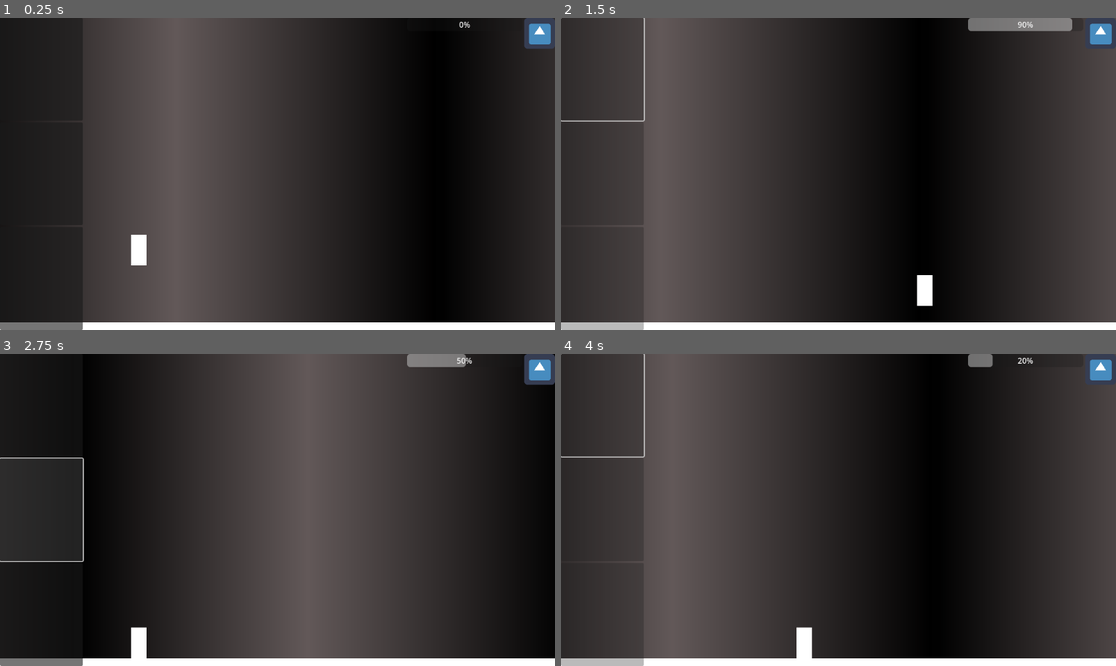
Above: before the commit, frames 1-4 (two rows, left to right).
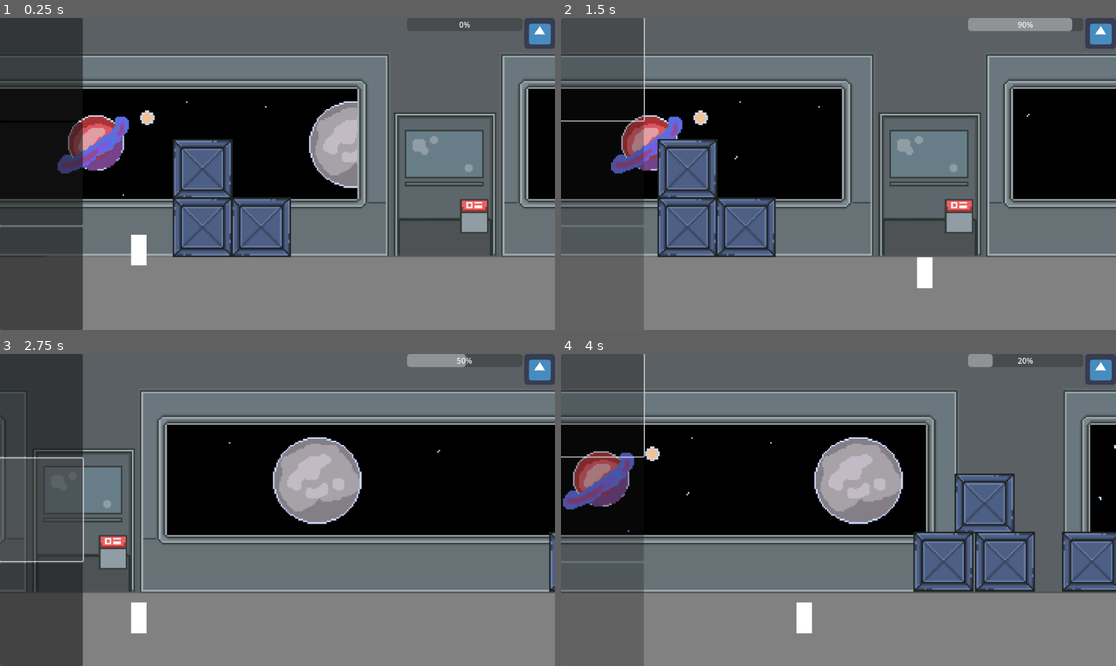
Above: after the commit, the same moments.

Repository: iniyanijoseph/Gravity
Game: Godot game, scene res://Main.tscn
Same seed, same stepped clock (60 frames per second), same inputs: the game is played once before the commit and once after it. The engine's default icon, where the game draws it, is replaced by a stand-in: a white triangle on a blue panel in a dark square.
Inputs (mouse positions are in pixels of both pictures, inside the frame that each line leads up to):
- Up to frame 1 (0.25 s): no input
- Up to frame 2 (1.5 s): click (599, 67) at 0.5 s
- Up to frame 3 (2.75 s): click (38, 510) at 2 s
- Up to frame 4 (4 s): click (599, 612) at 2.75 s; click (599, 403) at 3.5 s

The runs differ from the first frame. In frame 1, 91% of the frame differs, in the area x 0-100%, y 0-100%; in frame 2, 95%; in frame 3, 92%; in frame 4, 93%.

Commit message:
Configure New Tilemaps, 4.0 and Save System

Diff:
--- a/BackGround/Floor/Floor.gd
+++ b/BackGround/Floor/Floor.gd
@@ -1,8 +1,4 @@
 extends StaticBody2D
-
-
-func _ready():
-	print(position)
 
 func _on_visible_on_screen_notifier_2d_screen_exited():
 	queue_free()
--- a/BackGround/Floor/Floor.tscn
+++ b/BackGround/Floor/Floor.tscn
@@ -5,16 +5,18 @@
 [node name="Floor" type="StaticBody2D"]
 script = ExtResource("1_7gs18")
 
+[node name="CollisionPolygon2D" type="CollisionPolygon2D" parent="."]
+position = Vector2(0, 8)
+polygon = PackedVector2Array(576, -8, 576, 8, -576, 8, -576, -8)
+
 [node name="VisibleOnScreenNotifier2D" type="VisibleOnScreenNotifier2D" parent="."]
-position = Vector2(0, 8)
+position = Vector2(-2.76566e-05, 8)
+scale = Vector2(9, 1)
 rect = Rect2(-64, -8, 128, 16)
 
-[node name="CollisionPolygon2D" type="CollisionPolygon2D" parent="."]
+[node name="Polygon2D" type="Polygon2D" parent="."]
+visible = false
 position = Vector2(0, 8)
-polygon = PackedVector2Array(64, -8, 64, 8, -64, 8, -64, -8)
-
-[node name="Polygon2D" type="Polygon2D" parent="."]
-position = Vector2(0, 8)
-polygon = PackedVector2Array(-64, -8, -64, 8, 64, 8, 64, -8)
+polygon = PackedVector2Array(-576, -8, -576, 8, 576, 8, 576, -8)
 
 [connection signal="screen_exited" from="VisibleOnScreenNotifier2D" to="." method="_on_visible_on_screen_notifier_2d_screen_exited"]
--- a/BackGround/Parallax.tscn
+++ b/BackGround/Parallax.tscn
@@ -1,20 +1,23 @@
 [gd_scene load_steps=3 format=3 uid="uid://dhkujbw5wle0u"]
 
-[sub_resource type="Gradient" id="1"]
-offsets = PackedFloat32Array(0.0108696, 0.472826, 1)
-colors = PackedColorArray(0.0044468, 0.00400976, 0.00400976, 1, 0.386871, 0.348849, 0.348849, 1, 0, 0, 0, 1)
-
-[sub_resource type="GradientTexture2D" id="2"]
-gradient = SubResource("1")
-width = 1024
-height = 600
-repeat = 1
+[ext_resource type="Texture2D" uid="uid://c2g11l1a3qhew" path="res://Art/Space.png" id="1_ksy07"]
+[ext_resource type="Texture2D" uid="uid://dwwhsdpemawkj" path="res://Art/Ship.png" id="2_dhqed"]
 
 [node name="Parallax" type="ParallaxBackground"]
 
 [node name="BG" type="ParallaxLayer" parent="."]
-motion_mirroring = Vector2(1024, 0)
+motion_scale = Vector2(0.1, 1)
+motion_mirroring = Vector2(3259, 0)
 
-[node name="Polygon2D" type="Polygon2D" parent="BG"]
-texture = SubResource("2")
-polygon = PackedVector2Array(0, 0, 0, 648, 1024, 648, 1024, 0)
+[node name="Sprite2D" type="Sprite2D" parent="BG"]
+position = Vector2(1623.21, 326.25)
+scale = Vector2(1.00539, 1.00539)
+texture = ExtResource("1_ksy07")
+
+[node name="Space" type="ParallaxLayer" parent="."]
+motion_mirroring = Vector2(3259, 0)
+
+[node name="Sprite2D" type="Sprite2D" parent="Space"]
+position = Vector2(1623.21, 326.25)
+scale = Vector2(1.00539, 1.00539)
+texture = ExtResource("2_dhqed")
--- /dev/null
+++ b/Resources/GameSaveData.gd
@@ -0,0 +1,4 @@
+class_name GameSaveData
+extends Resource
+
+@export var checkpoint := -1
--- /dev/null
+++ b/Resources/SaveData.tres
@@ -0,0 +1,7 @@
+[gd_resource type="Resource" load_steps=2 format=2]
+
+[ext_resource path="res://Resources/GameSaveData.gd" type="Script" id=1]
+
+[resource]
+script = ExtResource( 1 )
+checkpoint = -1
--- /dev/null
+++ b/Save/Checkpoint.gd
@@ -0,0 +1,6 @@
+extends Area2D
+
+func _on_Checkpoint_body_entered(body):
+	if body.is_in_group("Player"):
+		SaveAutoLoad.saveFile(-1)
+		print("saved")
--- /dev/null
+++ b/Save/Checkpoint.tscn
@@ -0,0 +1,14 @@
+[gd_scene load_steps=3 format=2]
+
+[ext_resource path="res://Save/Checkpoint.gd" type="Script" id=1]
+
+[sub_resource type="RectangleShape2D" id=1]
+size = Vector2( 16, 320 )
+
+[node name="Checkpoint" type="Area2D"]
+script = ExtResource( 1 )
+
+[node name="CollisionShape2D" type="CollisionShape2D" parent="."]
+shape = SubResource( 1 )
+
+[connection signal="area_entered" from="." to="." method="_on_Checkpoint_area_entered"]
--- /dev/null
+++ b/Save/SaveAutoLoad.gd
@@ -0,0 +1,11 @@
+extends Node
+
+
+func saveFile(newCheckpoint):
+	var data = GameSaveData.new()
+	data.checkpoint = newCheckpoint
+	ResourceSaver.save("res://Resources/SaveData.tres", data)
+
+func loadFile():
+	var newData = ResourceLoader.load("res://Resources/SaveData.tres")
+	return newData
--- a/TileGeneration/TileConfigurationBasic.gd
+++ b/TileGeneration/TileConfigurationBasic.gd
@@ -1,7 +1,8 @@
 extends TileMap
 
 func _on_visible_on_screen_enabler_2d_screen_exited():
-	pass
+	queue_free()
+
 func _on_visible_on_screen_enabler_2d_screen_entered():
 	if(get_parent().is_in_group("TileOrder")):
 		get_parent().next(position)
--- a/TileGeneration/TileConfigurationBasic.tscn
+++ b/TileGeneration/TileConfigurationBasic.tscn
@@ -3,14 +3,16 @@
 [ext_resource type="TileSet" uid="uid://by0gecteucral" path="res://TileGeneration/TileSet.tres" id="1_o0haa"]
 [ext_resource type="Script" path="res://TileGeneration/TileConfigurationBasic.gd" id="2_1smbo"]
 
-[node name="TileMap" type="TileMap"]
+[node name="TileConfigurationBasic" type="TileMap"]
 tile_set = ExtResource("1_o0haa")
 format = 2
-layer_0/tile_data = PackedInt32Array(5242880, 0, 65536, 2555906, 0, 65536, 2555914, 0, 65536, 2555921, 0, 65536, 2555928, 0, 65536, 2555935, 0, 65536, 2555942, 0, 65536, 2555949, 0, 65536, 2555956, 0, 65536, 2555963, 0, 65536, 2555970, 0, 65536, 2555977, 0, 65536)
+layer_0/tile_data = PackedInt32Array(4718663, 0, 65536, 4718806, 0, 65536)
 script = ExtResource("2_1smbo")
 
 [node name="VisibleOnScreenEnabler2D" type="VisibleOnScreenEnabler2D" parent="."]
-rect = Rect2(0, 0, 1152, 640)
+rect = Rect2(0, 0, 2294, 640)
+metadata/_edit_group_ = true
+metadata/_edit_lock_ = true
 
 [connection signal="screen_entered" from="VisibleOnScreenEnabler2D" to="." method="_on_visible_on_screen_enabler_2d_screen_entered"]
 [connection signal="screen_exited" from="VisibleOnScreenEnabler2D" to="." method="_on_visible_on_screen_enabler_2d_screen_exited"]
--- a/TileGeneration/TileInstancer.gd
+++ b/TileGeneration/TileInstancer.gd
@@ -9,6 +9,6 @@
 func next(pos):
 	if(index < order.size()):
 		var instance = order[index].instantiate()
-		instance.position = pos + Vector2(1024, 0)
+		instance.position = pos + Vector2(2294, 0)
 		add_child(instance)
 		index += 1
--- a/TileGeneration/TileSet.tres
+++ b/TileGeneration/TileSet.tres
@@ -5,7 +5,7 @@
 [sub_resource type="TileSetScenesCollectionSource" id="TileSetScenesCollectionSource_etcp2"]
 resource_name = "Basic"
 scenes/1/scene = ExtResource("1_bpepu")
-scenes/1/display_placeholder = ExtResource("1_bpepu")
 
 [resource]
+tile_size = Vector2i(8, 8)
 sources/0 = SubResource("TileSetScenesCollectionSource_etcp2")
Binary file added: Art/Ship.png
Not shown, added: Art/Ship.png.import
Binary file added: Art/Space.png
Not shown, added: Art/Space.png.import
